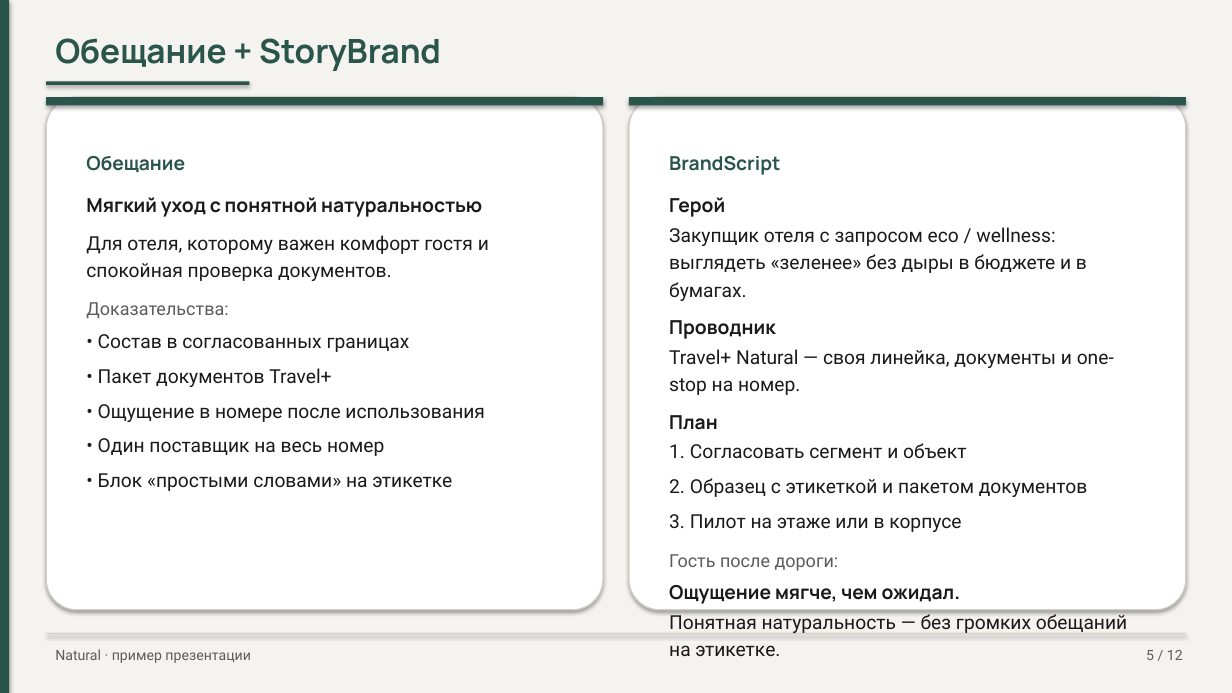
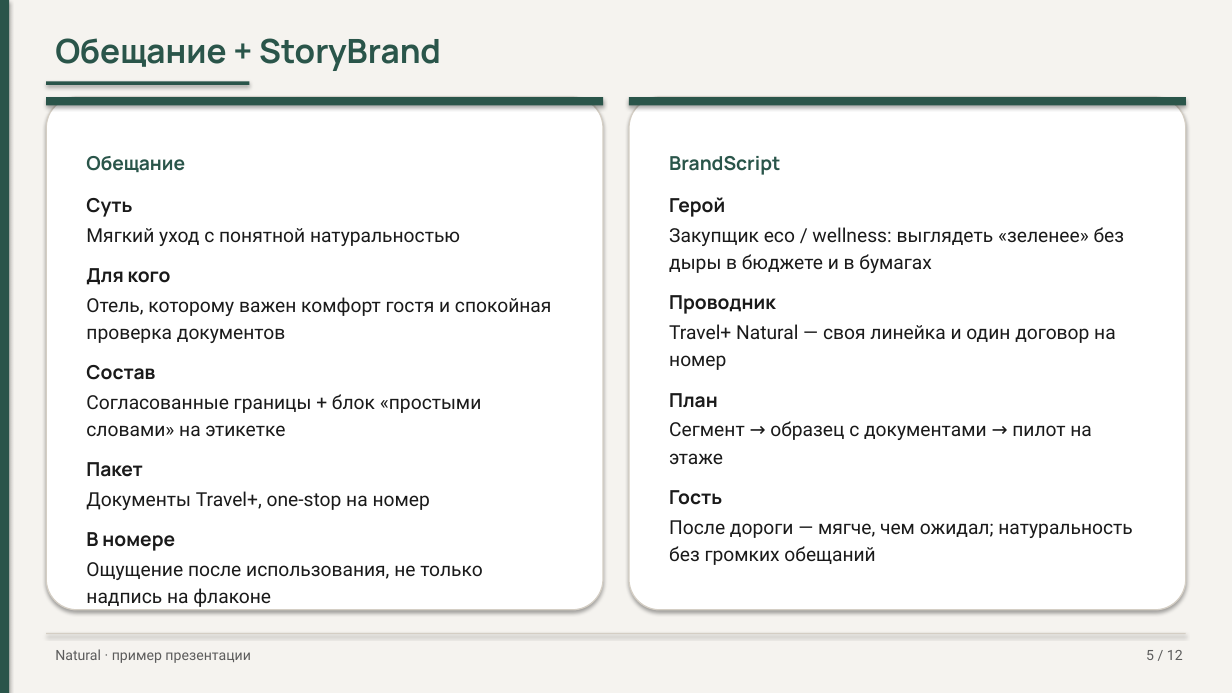
Before and after one commit to pagasbot-coder/Banya-Digital, a slide deck: slide 5 of knowledge-base/presentation-travelplus-interview.pptx. Drawn at 1232x693 pixels with LibreOffice and Linux fonts; fonts in the diff are those of the drawing. Boxes give left, top, right and bottom in pixels: in the first picture for what was removed or moved away, otherwise in the second. Text is boxed around its words. In the diff, an @@ line names an element or a change of style, - is before the commit and + after.

```diff
--- a/knowledge-base/presentation-travelplus-interview.pptx
+++ b/knowledge-base/presentation-travelplus-interview.pptx
@@ text at <box>86,198,132,217</box>: paragraph added @@
+Суть
@@ text at <box>86,228,460,246</box>: font Manrope to Roboto, bold off in "Мягкий уход с понятной натуральностью"; more space between paragraphs @@
@@ text at <box>669,227,1125,273</box>: text changed @@
-Закупщик отеля с запросом eco / wellness: выглядеть «зеленее» без дыры в бюджете и в бумагах.
+Закупщик eco / wellness: выглядеть «зеленее» без дыры в бюджете и в бумагах
@@ text at <box>86,268,551,580</box>: text changed @@
-Для отеля, которому важен комфорт гостя и спокойная проверка документов.
-Доказательства:
-• Состав в согласованных границах
-• Пакет документов Travel+
-• Ощущение в номере после использования
-• Один поставщик на весь номер
-• Блок «простыми словами» на этикетке
+Для кого
+Отель, которому важен комфорт гостя и спокойная проверка документов
+Состав
+Согласованные границы + блок «простыми словами» на этикетке
+Пакет
+Документы Travel+, one-stop на номер
+В номере
+Ощущение после использования, не только надпись на флаконе
@@ text at <box>669,324,1116,370</box>: text changed @@
-Travel+ Natural — своя линейка, документы и one-stop на номер.
+Travel+ Natural — своя линейка и один договор на номер
@@ text at <box>669,421,1132,565</box>: text changed @@
-1. Согласовать сегмент и объект
-2. Образец с этикеткой и пакетом документов
-3. Пилот на этаже или в корпусе
-Гость после дороги:
-Ощущение мягче, чем ожидал.
-Понятная натуральность — без громких обещаний на этикетке.
+Сегмент → образец с документами → пилот на этаже
+Гость
+После дороги — мягче, чем ожидал; натуральность без громких обещаний
```
Also in this commit, not shown: 3 other files.
